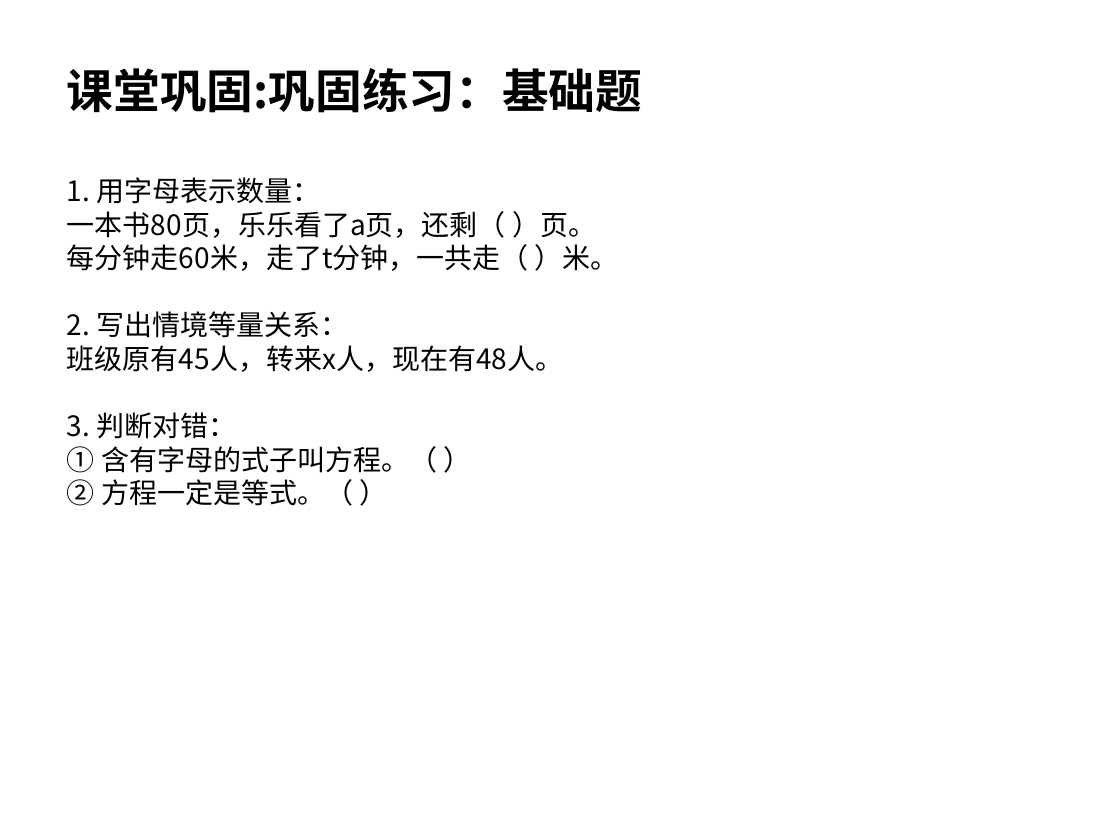
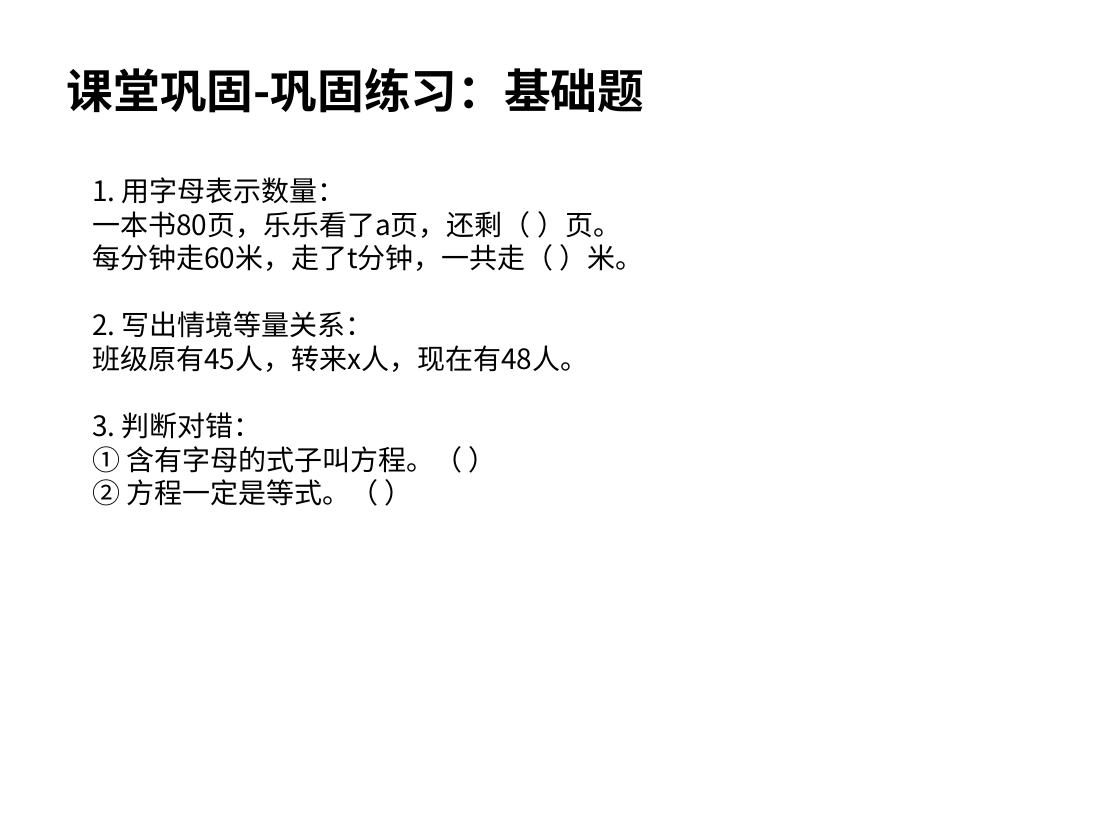
Before and after one commit to lgh00/Json_to_ppt_converter, a slide deck: slide 6 of 方程的导入.pptx. Drawn at 1120x840 pixels with LibreOffice and Linux fonts; fonts in the diff are those of the drawing. Boxes give left, top, right and bottom in pixels: in the first picture for what was removed or moved away, otherwise in the second. Text is boxed around its words. In the diff, an @@ line names an element or a change of style, - is before the commit and + after.

```diff
--- a/方程的导入.pptx
+++ b/方程的导入.pptx
@@ text at box(67, 68, 644, 113): text changed @@
-课堂巩固:巩固练习：基础题
+课堂巩固-巩固练习：基础题
@@ text "1. 用字母表示数量：": place and size @@
-text "1. 用字母表示数量：" at box(67, 177, 619, 506)
+text "1. 用字母表示数量：" at box(92, 177, 644, 506)
```
Also in this commit, not shown: 7 other slides changed, 3 other files.
